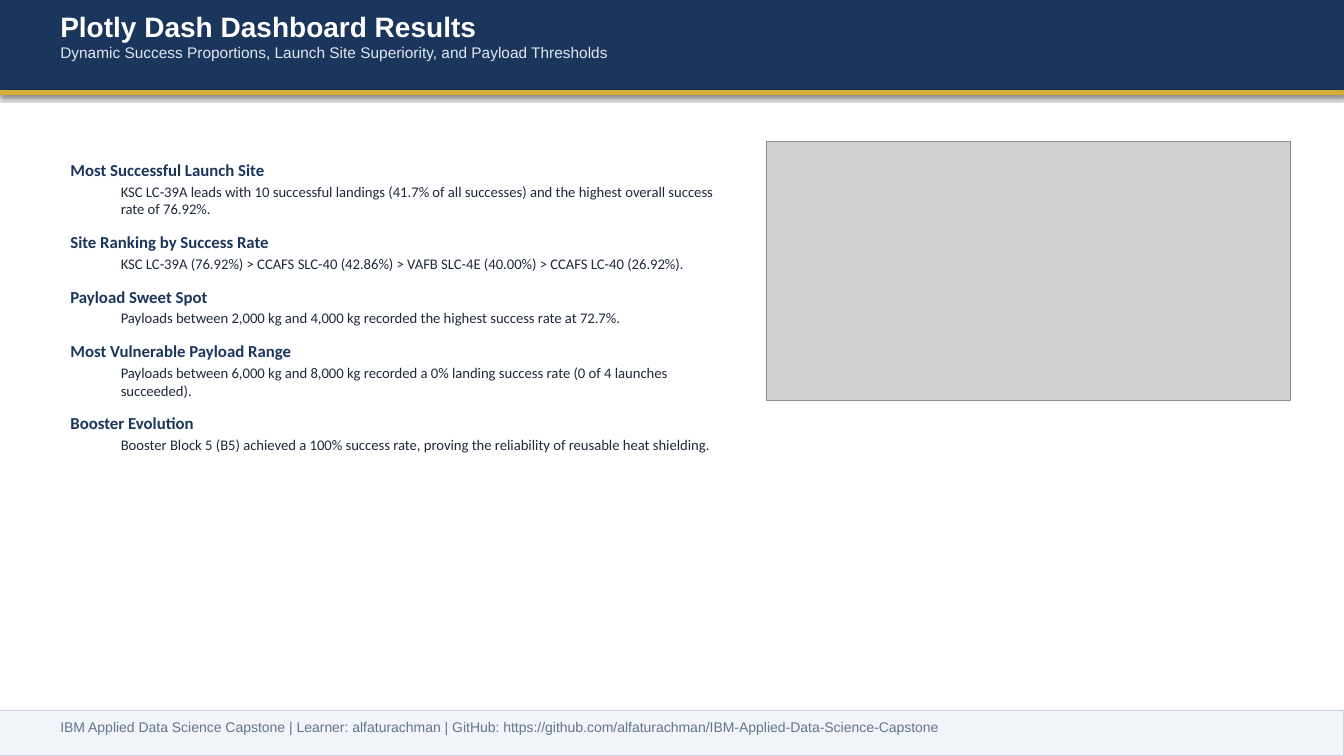
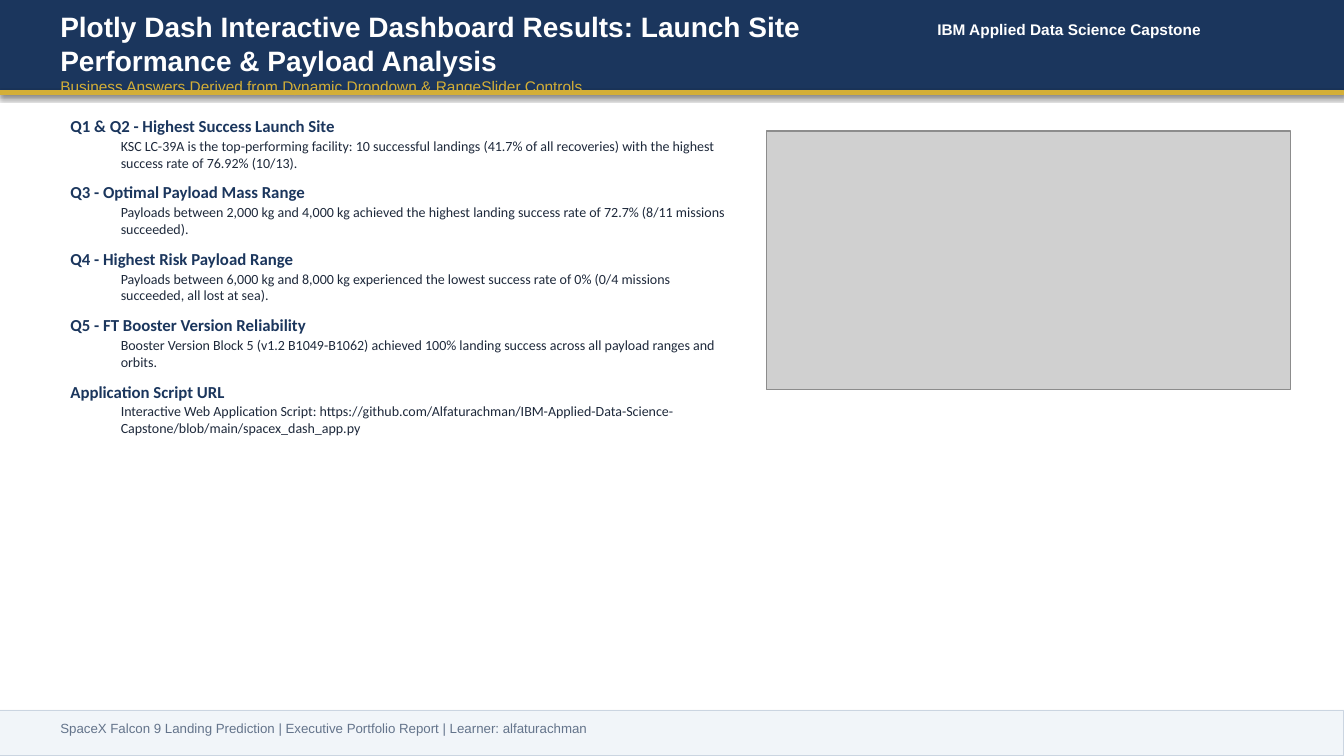
Before and after one commit to Alfaturachman/IBM-Applied-Data-Science-Capstone, a slide deck: slide 14 of Data Science Capstone Project Report.pptx. Drawn at 1344x756 pixels with LibreOffice and Linux fonts; fonts in the diff are those of the drawing; grey boxes stand for pictures. Boxes give left, top, right and bottom in pixels: in the first picture for what was removed or moved away, otherwise in the second. Text is boxed around its words. In the diff, an @@ line names an element or a change of style, - is before the commit and + after.

Commit message:
Add presentation_generator folder with automated PPTX and PDF generator scripts, charts, and documentation

```diff
--- a/Data Science Capstone Project Report.pptx
+++ b/Data Science Capstone Project Report.pptx
@@ text at <box>60,16,799,96</box>: text changed; size 11 to 20 pt; text colour #E2E8F0 to #FFFFFF; bold on @@
-Plotly Dash Dashboard Results
-Dynamic Success Proportions, Launch Site Superiority, and Payload Thresholds
+Plotly Dash Interactive Dashboard Results: Launch Site Performance & Payload Analysis
+Business Answers Derived from Dynamic Dropdown & RangeSlider Controls
@@ text added at <box>937,23,1200,39</box>, 11 pt, text #FFFFFF, bold @@
+IBM Applied Data Science Capstone
@@ text at <box>70,120,725,436</box>: text changed; size 10.5 to 10 pt @@
-Most Successful Launch Site
-  KSC LC-39A leads with 10 successful landings (41.7% of all successes) and the highest overall success rate of 76.92%.
-Site Ranking by Success Rate
-  KSC LC-39A (76.92%) > CCAFS SLC-40 (42.86%) > VAFB SLC-4E (40.00%) > CCAFS LC-40 (26.92%).
-Payload Sweet Spot
-  Payloads between 2,000 kg and 4,000 kg recorded the highest success rate at 72.7%.
-Most Vulnerable Payload Range
-  Payloads between 6,000 kg and 8,000 kg recorded a 0% landing success rate (0 of 4 launches succeeded).
-Booster Evolution
-  Booster Block 5 (B5) achieved a 100% success rate, proving the reliability of reusable heat shielding.
+Q1 & Q2 - Highest Success Launch Site
+  KSC LC-39A is the top-performing facility: 10 successful landings (41.7% of all recoveries) with the highest success rate of 76.92% (10/13).
+Q3 - Optimal Payload Mass Range
+  Payloads between 2,000 kg and 4,000 kg achieved the highest landing success rate of 72.7% (8/11 missions succeeded).
+Q4 - Highest Risk Payload Range
+  Payloads between 6,000 kg and 8,000 kg experienced the lowest success rate of 0% (0/4 missions succeeded, all lost at sea).
+Q5 - FT Booster Version Reliability
+  Booster Version Block 5 (v1.2 B1049-B1062) achieved 100% landing success across all payload ranges and orbits.
+Application Script URL
+  Interactive Web Application Script: https://github.com/Alfaturachman/IBM-Applied-Data-Science-Capstone/blob/main/spacex_dash_app.py
@@ picture: place and size @@
-picture at <box>766,141,1291,400</box>
+picture at <box>766,131,1291,390</box>
@@ text removed at <box>60,722,938,735</box> @@
-IBM Applied Data Science Capstone | Learner: alfaturachman | GitHub: https://github.com/alfaturachman/IBM-Applied-Data-Science-Capstone
@@ text added at <box>60,723,587,736</box>, 9.5 pt, text #64748B @@
+SpaceX Falcon 9 Landing Prediction | Executive Portfolio Report | Learner: alfaturachman
```
Also in this commit, not shown: 12 other slides changed, 5 slides added, 4 slides removed, 14 other files.
